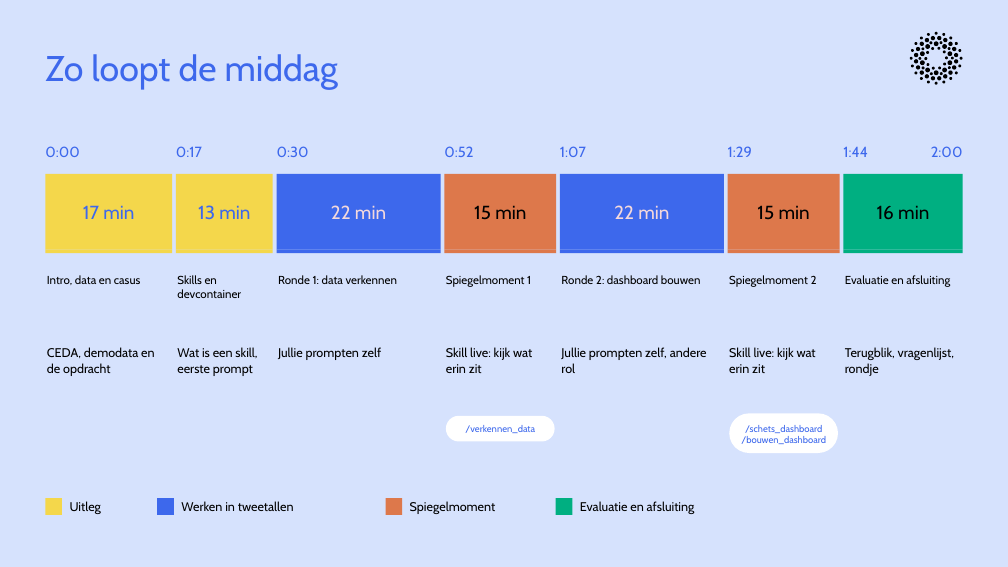
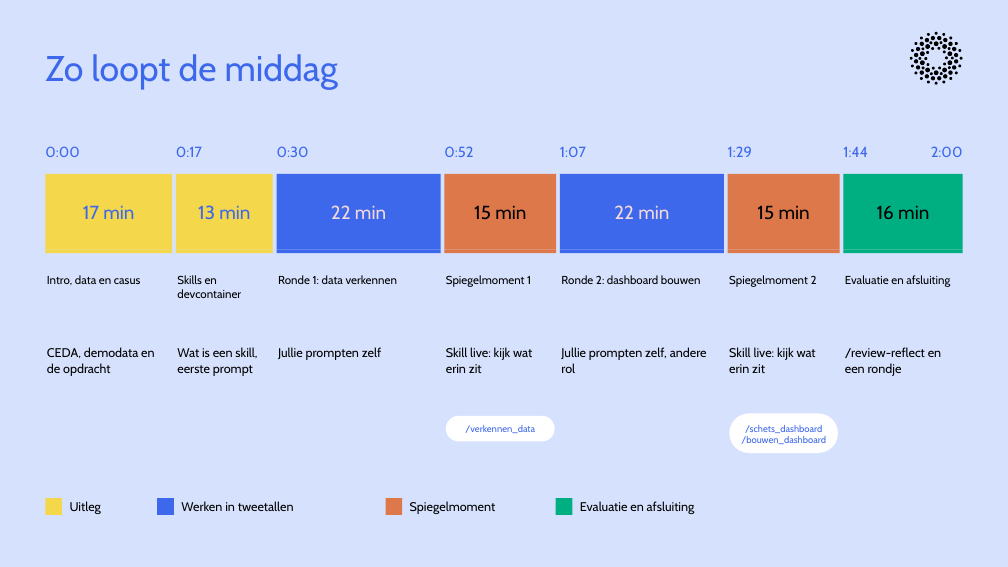
Before and after one commit to cedanl/clidev-presentaties, a slide deck: slide 3 of exports/261005_workshop_rad_uitvoering.pptx. Drawn at 1008x567 pixels with LibreOffice and Linux fonts; fonts in the diff are those of the drawing. Boxes give left, top, right and bottom in pixels: in the first picture for what was removed or moved away, otherwise in the second. Text is boxed around its words. In the diff, an @@ line names an element or a change of style, - is before the commit and + after.

```diff
--- a/exports/261005_workshop_rad_uitvoering.pptx
+++ b/exports/261005_workshop_rad_uitvoering.pptx
@@ text at (845, 347, 941, 376): text changed @@
-Terugblik, vragenlijst, rondje
+/review-reflect en een rondje
```
Also in this commit, not shown: 1 slide removed, 1 other file.
